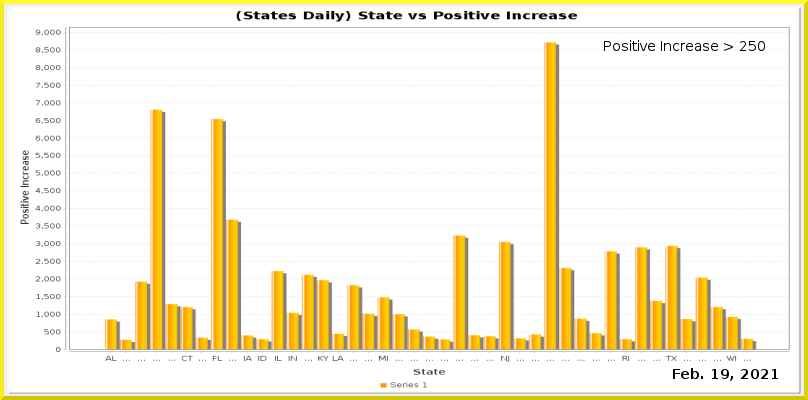
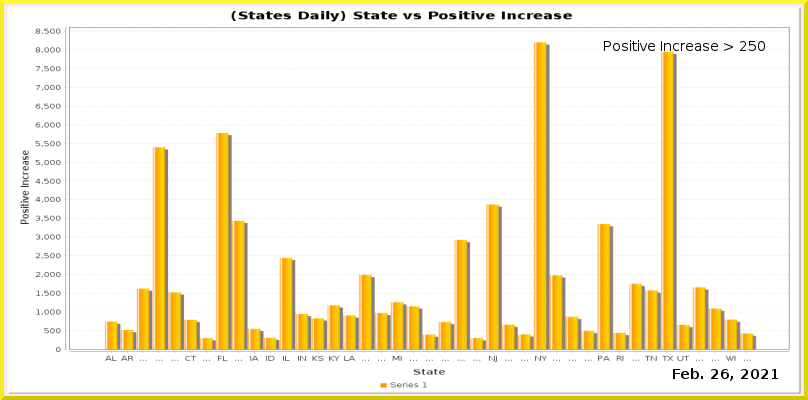
Two versions of the same layered image (808x400). Layer-by-layer changes:
painted on "Current Date" over [711, 369, 729, 379]
painted on "Date_vs_TestIncrease.png" over [35, 11, 789, 362]
